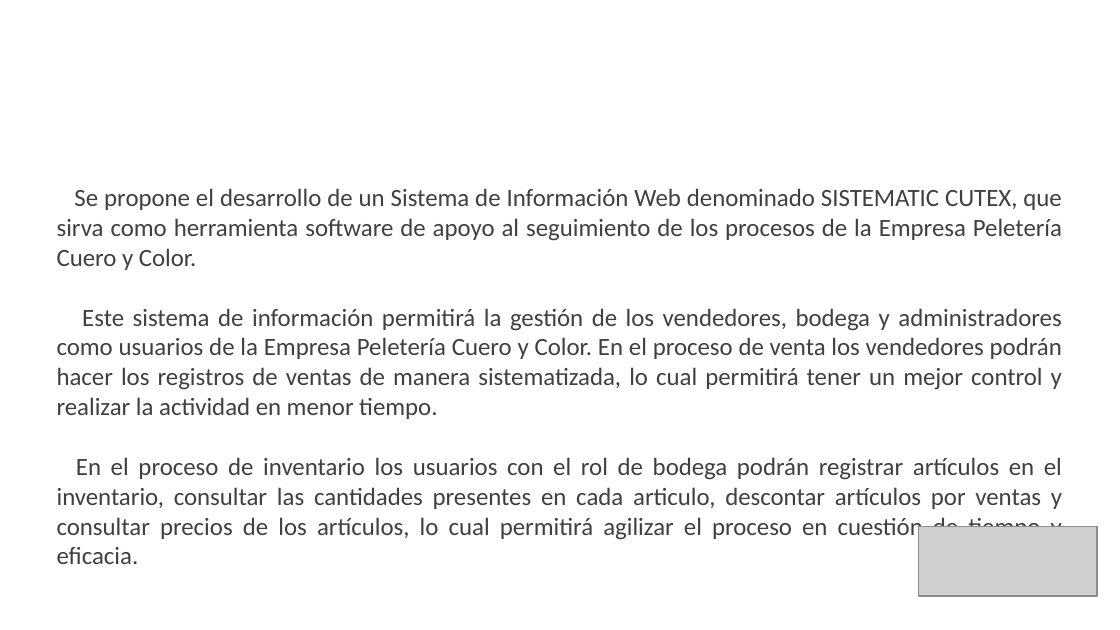
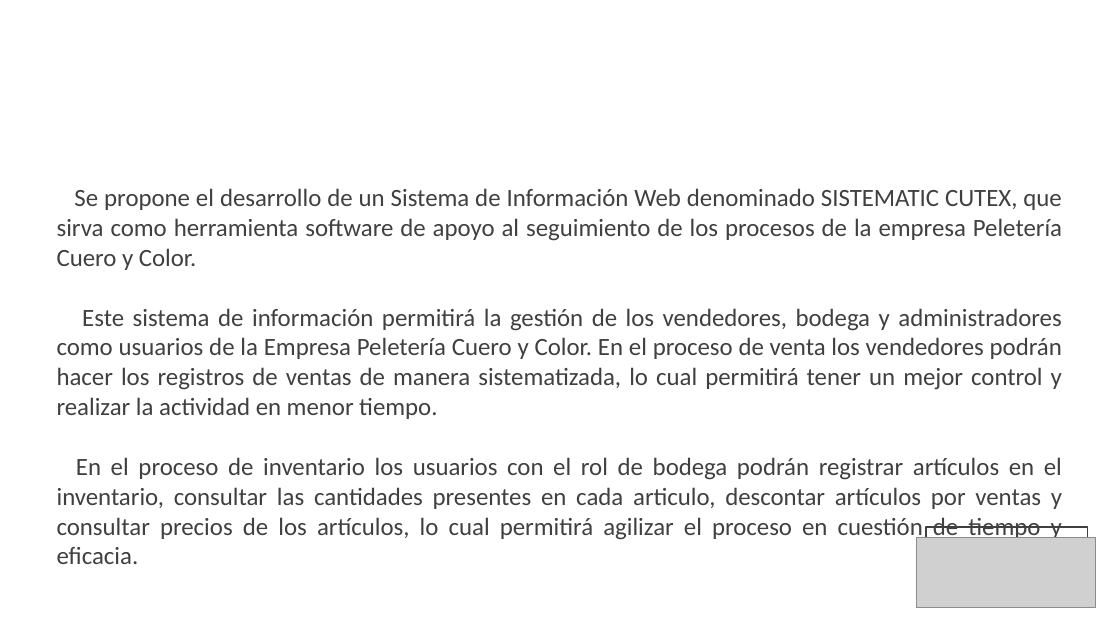
Before and after one commit to kamor31232/Proyecto_adsi, a slide deck: slide 10 of App/app_documentacion/1er_trimestre/1_proyecto/1_1_1_presentacion_proyecto.pptx. Drawn at 1120x630 pixels with LibreOffice and Linux fonts; fonts in the diff are those of the drawing; grey boxes stand for pictures; background and template pictures are left out. Boxes give left, top, right and bottom in pixels: in the first picture for what was removed or moved away, otherwise in the second. Text is boxed around its words. In the diff, an @@ line names an element or a change of style, - is before the commit and + after.

```diff
--- a/App/app_documentacion/1er_trimestre/1_proyecto/1_1_1_presentacion_proyecto.pptx
+++ b/App/app_documentacion/1er_trimestre/1_proyecto/1_1_1_presentacion_proyecto.pptx
@@ text at [57, 188, 1062, 270]: text changed @@
-Se propone el desarrollo de un Sistema de Información Web denominado SISTEMATIC CUTEX, que sirva como herramienta software de apoyo al seguimiento de los procesos de la Empresa Peletería Cuero y Color.
+Se propone el desarrollo de un Sistema de Información Web denominado SISTEMATIC CUTEX, que sirva como herramienta software de apoyo al seguimiento de los procesos de la empresa Peletería Cuero y Color.
@@ picture: place and size @@
-picture at [918, 526, 1098, 596]
+picture at [916, 538, 1095, 607]
```
Also in this commit, not shown: 5 other slides changed, 1 slide added, 47 other files.
